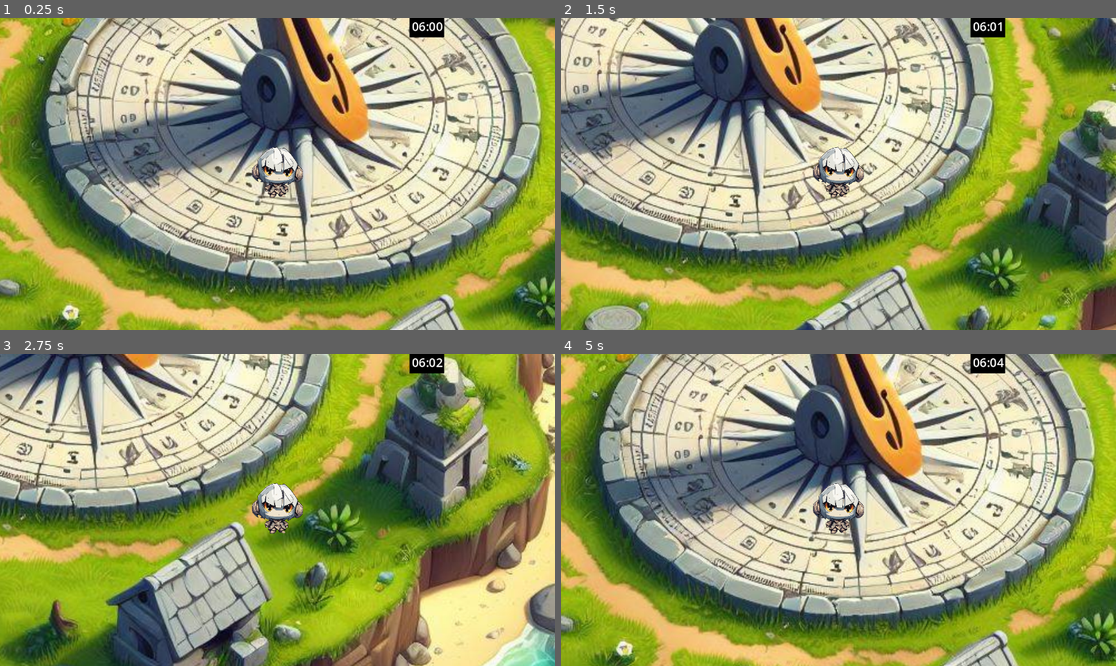
Above: before the commit, frames 1-4 (two rows, left to right).
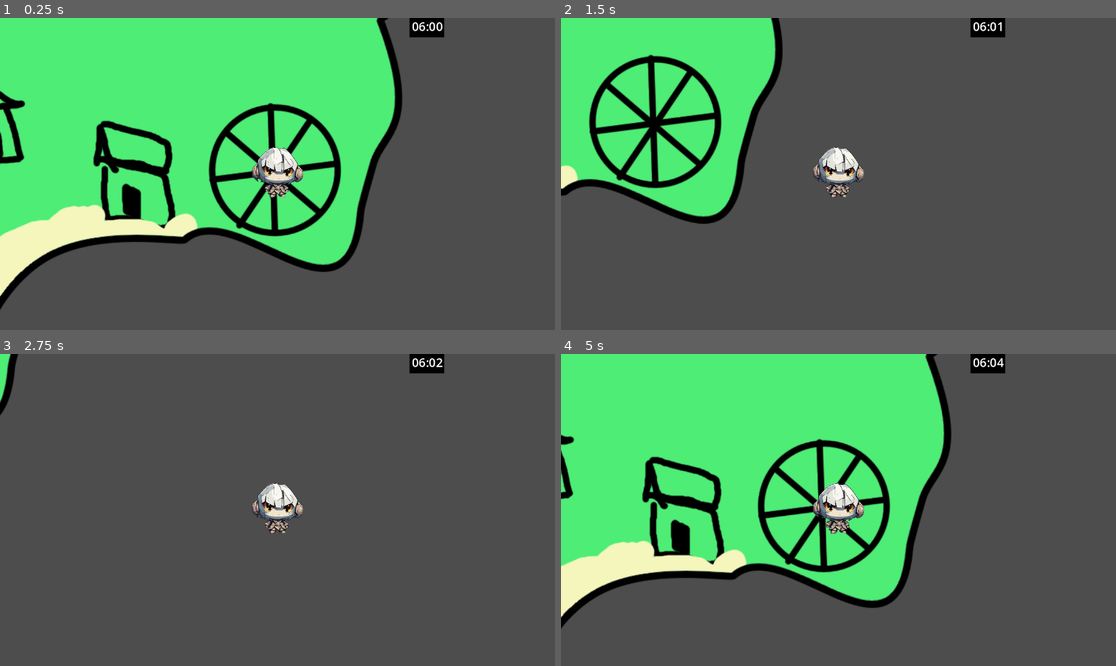
Above: after the commit, the same moments.

Repository: Hollow-Head/Sky-Island-Game
Game: Godot game, scene res://Scenes/Main.tscn
The game is run twice, just before and just after one commit, with the same random seed, the same clock (stepped at 60 frames per second) and the same inputs.
Inputs:
- Up to frame 1 (0.25 s): no input
- Up to frame 2 (1.5 s): tap Enter at 0.5 s; hold Right (Right) 0.53-1.28 s; hold Down (Down) from 1.28 s (still down)
- Up to frame 3 (2.75 s): release Down (Down) at 2.03 s; hold Right (Right) from 2.03 s (still down)
- Up to frame 4 (5 s): release Right (Right) at 2.78 s; hold Up (Up) 2.78-3.53 s; hold Left (Left) from 3.53 s (still down)

The runs differ from the first frame. In frame 1, 97% of the frame differs, in the area x 0-100%, y 0-100%; in frame 2, 95%; in frame 3, 94%; in frame 4, 97%.

Commit message:
Faster player and use new island concept

Diff:
--- a/Scenes/Main.tscn
+++ b/Scenes/Main.tscn
@@ -2,14 +2,15 @@
 
 [ext_resource type="PackedScene" uid="uid://biwjt8wwbkgf8" path="res://Scenes/Player.tscn" id="1_8bx5u"]
 [ext_resource type="PackedScene" uid="uid://bwuam0srdawdw" path="res://Scenes/Island.tscn" id="2_2ubhq"]
-[ext_resource type="Texture2D" uid="uid://cpajjn0oe0ll0" path="res://Sprites/IslandConcept.jpg" id="2_nqs0h"]
+[ext_resource type="Texture2D" uid="uid://cmwl385grv3nj" path="res://Sprites/MainIslandShapeConcept.png" id="2_v6oit"]
 [ext_resource type="Script" path="res://Scripts/GameTime.gd" id="4_pqbyu"]
 
 [node name="Main" type="Node"]
 
 [node name="Main Island" parent="." instance=ExtResource("2_2ubhq")]
-scale = Vector2(2.31445, 2.31445)
-texture = ExtResource("2_nqs0h")
+position = Vector2(-949, -21)
+scale = Vector2(1.51562, 1.51562)
+texture = ExtResource("2_v6oit")
 
 [node name="Player" parent="." instance=ExtResource("1_8bx5u")]
 
--- a/Scripts/Player.gd
+++ b/Scripts/Player.gd
@@ -1,6 +1,6 @@
 extends CharacterBody2D
 
-const SPEED = 300.0
+const SPEED = 500.0
 
 func _physics_process(delta):
 	var direction = Input.get_vector("Left", "Right", "Up", "Down")
Binary file removed: Sprites/IslandConcept.jpg
Not shown, removed: Sprites/IslandConcept.jpg.import
